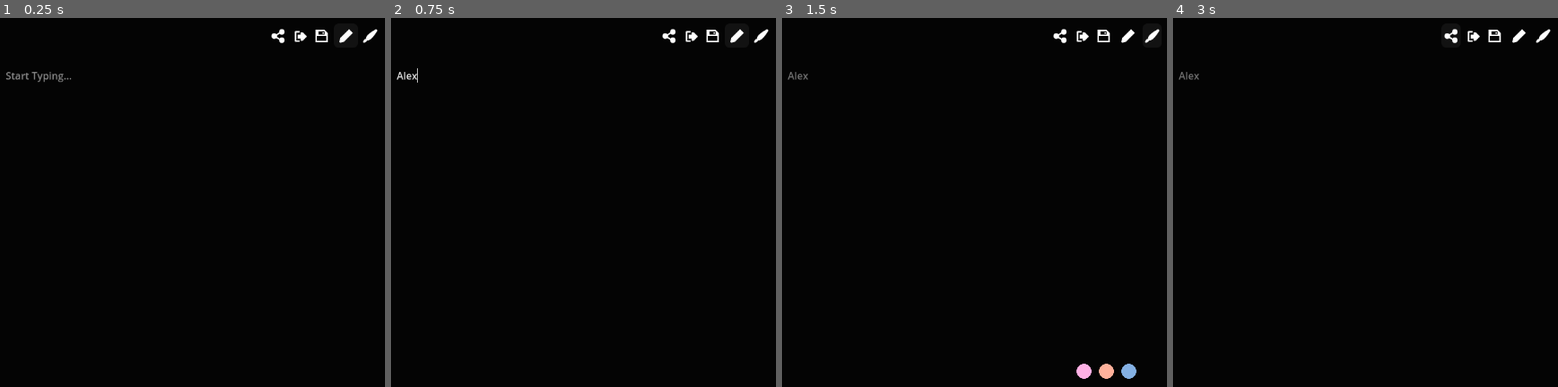
Above: before the commit, frames 1-4 (left to right).
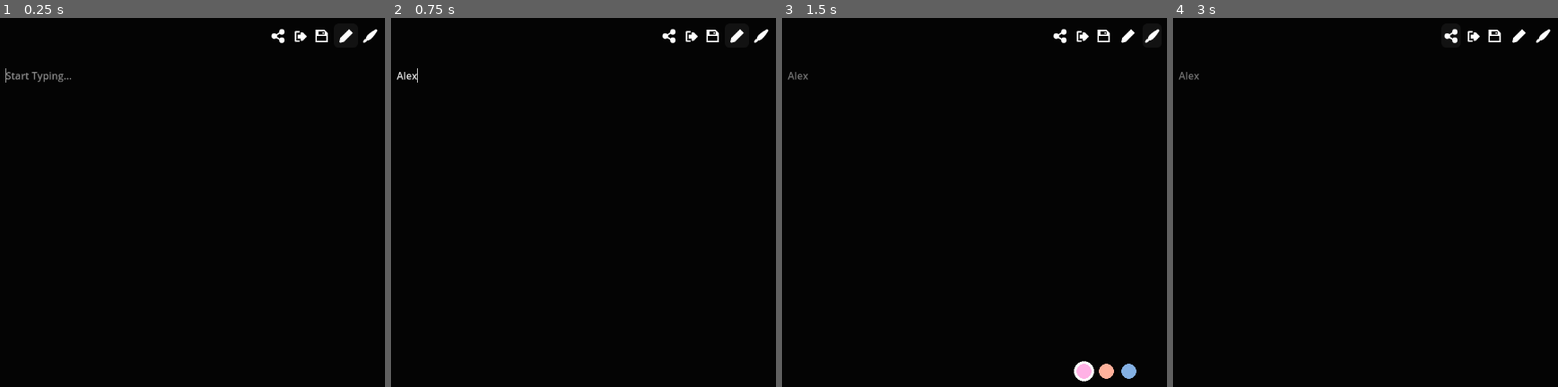
Above: after the commit, the same moments.

Repository: Username4D/nootnotes
Game: Godot game, scene res://scenes/view.tscn
Two runs of this game, one before a commit and one after it. Both use one fixed random seed, a clock stepped at 60 frames per second and the inputs below.
Inputs (mouse positions are in pixels of both pictures, inside the frame that each line leads up to):
- Up to frame 1 (0.25 s): no input
- Up to frame 2 (0.75 s): click (714, 220) at 0.52 s; type "Alex" at 0.6 s
- Up to frame 3 (1.5 s): click (1151, 36) at 1.25 s
- Up to frame 4 (3 s): click (1496, 220) at 2.02 s; click (1450, 36) at 2.75 s

The runs differ from the first frame. In frame 1, less than 0.1% of the frame differs, in the area x 1-2%, y 13-18%; in frame 2, nothing differs; in frame 3, 0.1%, in the area x 75-82%, y 92-99%; in frame 4, nothing differs.

Commit message:
added functionality for drawing tool

Diff:
--- a/Scripts/color_button.gd
+++ b/Scripts/color_button.gd
@@ -4,6 +4,8 @@
 
 func _ready() -> void:
 	$color.modulate = color
+	if self.button_pressed == true:
+		bshow()
 
 func bshow():
 	$bg.visible = true
--- /dev/null
+++ b/Scripts/drawing_area.gd
@@ -0,0 +1,31 @@
+extends Button
+
+var start_pos = Vector2.ZERO
+var new_line
+func _ready() -> void:
+	self.visible = false
+	UiHandler.mode_update.connect(m_update)
+
+func m_update():
+	if UiHandler.mode == "draw":
+		self.visible = true
+	else:
+		self.visible = false
+
+func _on_pressed():
+	start_pos = get_viewport().get_mouse_position() + Vector2(-32, $"../ScrollContainer".scroll_vertical - 96)
+	new_line = Line2D.new()
+	new_line.width = 32.0
+	new_line.modulate.a = 0.2
+	new_line.default_color = UiHandler.color
+	new_line.add_point(start_pos)
+	new_line.add_point(start_pos)
+	$"../ScrollContainer/Control/TextEdit".add_child(new_line)
+
+func _on_button_up() -> void:
+	new_line.modulate.a = 0.3
+	new_line = null
+
+func _process(delta: float) -> void:
+	if new_line:
+		new_line.set_point_position(1, Vector2(get_viewport().get_mouse_position().x - 32,new_line.points[0].y))
--- a/Scripts/text_box.gd
+++ b/Scripts/text_box.gd
@@ -2,6 +2,7 @@
 
 func _ready() -> void:
 	UiHandler.mode_update.connect(m_update)
+	self.grab_focus()
 
 func m_update() -> void:
 	if UiHandler.mode == "type":
--- /dev/null
+++ b/Test.tscn
@@ -0,0 +1,10 @@
+[gd_scene load_steps=2 format=3 uid="uid://dnnka5th1gldj"]
+
+[ext_resource type="Texture2D" uid="uid://ocqr4kaowgws" path="res://icon.svg" id="1_mtyf4"]
+
+[node name="Node2D" type="Node2D"]
+
+[node name="Sprite2D" type="Sprite2D" parent="."]
+texture = ExtResource("1_mtyf4")
+
+[node name="Node2D" type="Node2D" parent="."]
--- /dev/null
+++ b/icon.svg
@@ -0,0 +1 @@
+<svg xmlns="http://www.w3.org/2000/svg" width="128" height="128"><rect width="124" height="124" x="2" y="2" fill="#363d52" stroke="#212532" stroke-width="4" rx="14"/><g fill="#fff" transform="translate(12.322 12.322)scale(.101)"><path d="M105 673v33q407 354 814 0v-33z"/><path fill="#478cbf" d="m105 673 152 14q12 1 15 14l4 67 132 10 8-61q2-11 15-15h162q13 4 15 15l8 61 132-10 4-67q3-13 15-14l152-14V427q30-39 56-81-35-59-83-108-43 20-82 47-40-37-88-64 7-51 8-102-59-28-123-42-26 43-46 89-49-7-98 0-20-46-46-89-64 14-123 42 1 51 8 102-48 27-88 64-39-27-82-47-48 49-83 108 26 42 56 81zm0 33v39c0 276 813 276 814 0v-39l-134 12-5 69q-2 10-14 13l-162 11q-12 0-16-11l-10-65H446l-10 65q-4 11-16 11l-162-11q-12-3-14-13l-5-69z"/><path d="M483 600c0 34 58 34 58 0v-86c0-34-58-34-58 0z"/><circle cx="725" cy="526" r="90"/><circle cx="299" cy="526" r="90"/></g><g fill="#414042" transform="translate(12.322 12.322)scale(.101)"><circle cx="307" cy="532" r="60"/><circle cx="717" cy="532" r="60"/></g></svg>
--- a/project.godot
+++ b/project.godot
@@ -20,7 +20,60 @@
 
 [editor_plugins]
 
-enabled=PackedStringArray("res://addons/godot-wakatime/plugin.cfg")
+enabled=PackedStringArray("res://addons/godot-wakatime/plugin.cfg", "res://addons/godot_super-wakatime/plugin.cfg")
+
+[input]
+
+1={
+"deadzone": 0.2,
+"events": [Object(InputEventKey,"resource_local_to_scene":false,"resource_name":"","device":-1,"window_id":0,"alt_pressed":false,"shift_pressed":false,"ctrl_pressed":false,"meta_pressed":false,"pressed":false,"keycode":0,"physical_keycode":49,"key_label":0,"unicode":49,"location":0,"echo":false,"script":null)
+]
+}
+2={
+"deadzone": 0.2,
+"events": [Object(InputEventKey,"resource_local_to_scene":false,"resource_name":"","device":-1,"window_id":0,"alt_pressed":false,"shift_pressed":false,"ctrl_pressed":false,"meta_pressed":false,"pressed":false,"keycode":0,"physical_keycode":50,"key_label":0,"unicode":50,"location":0,"echo":false,"script":null)
+]
+}
+3={
+"deadzone": 0.2,
+"events": [Object(InputEventKey,"resource_local_to_scene":false,"resource_name":"","device":-1,"window_id":0,"alt_pressed":false,"shift_pressed":false,"ctrl_pressed":false,"meta_pressed":false,"pressed":false,"keycode":0,"physical_keycode":51,"key_label":0,"unicode":51,"location":0,"echo":false,"script":null)
+]
+}
+4={
+"deadzone": 0.2,
+"events": [Object(InputEventKey,"resource_local_to_scene":false,"resource_name":"","device":-1,"window_id":0,"alt_pressed":false,"shift_pressed":false,"ctrl_pressed":false,"meta_pressed":false,"pressed":false,"keycode":0,"physical_keycode":52,"key_label":0,"unicode":52,"location":0,"echo":false,"script":null)
+]
+}
+5={
+"deadzone": 0.2,
+"events": [Object(InputEventKey,"resource_local_to_scene":false,"resource_name":"","device":-1,"window_id":0,"alt_pressed":false,"shift_pressed":false,"ctrl_pressed":false,"meta_pressed":false,"pressed":false,"keycode":0,"physical_keycode":53,"key_label":0,"unicode":53,"location":0,"echo":false,"script":null)
+]
+}
+6={
+"deadzone": 0.2,
+"events": [Object(InputEventKey,"resource_local_to_scene":false,"resource_name":"","device":-1,"window_id":0,"alt_pressed":false,"shift_pressed":false,"ctrl_pressed":false,"meta_pressed":false,"pressed":false,"keycode":0,"physical_keycode":54,"key_label":0,"unicode":54,"location":0,"echo":false,"script":null)
+]
+}
+7={
+"deadzone": 0.2,
+"events": [Object(InputEventKey,"resource_local_to_scene":false,"resource_name":"","device":-1,"window_id":0,"alt_pressed":false,"shift_pressed":false,"ctrl_pressed":false,"meta_pressed":false,"pressed":false,"keycode":0,"physical_keycode":55,"key_label":0,"unicode":55,"location":0,"echo":false,"script":null)
+]
+}
+8={
+"deadzone": 0.2,
+"events": [Object(InputEventKey,"resource_local_to_scene":false,"resource_name":"","device":-1,"window_id":0,"alt_pressed":false,"shift_pressed":false,"ctrl_pressed":false,"meta_pressed":false,"pressed":false,"keycode":0,"physical_keycode":56,"key_label":0,"unicode":56,"location":0,"echo":false,"script":null)
+]
+}
+9={
+"deadzone": 0.2,
+"events": [Object(InputEventKey,"resource_local_to_scene":false,"resource_name":"","device":-1,"window_id":0,"alt_pressed":false,"shift_pressed":false,"ctrl_pressed":false,"meta_pressed":false,"pressed":false,"keycode":0,"physical_keycode":57,"key_label":0,"unicode":57,"location":0,"echo":false,"script":null)
+]
+}
+0={
+"deadzone": 0.2,
+"events": [Object(InputEventKey,"resource_local_to_scene":false,"resource_name":"","device":-1,"window_id":0,"alt_pressed":false,"shift_pressed":false,"ctrl_pressed":false,"meta_pressed":false,"pressed":false,"keycode":0,"physical_keycode":48,"key_label":0,"unicode":48,"location":0,"echo":false,"script":null)
+]
+}
 
 [rendering]
 
--- a/scenes/color_bar.tscn
+++ b/scenes/color_bar.tscn
@@ -18,6 +18,7 @@
 
 [node name="color_button" parent="HBoxContainer" instance=ExtResource("2_yop2e")]
 layout_mode = 2
+button_pressed = true
 
 [node name="color_button2" parent="HBoxContainer" instance=ExtResource("2_yop2e")]
 layout_mode = 2
--- a/scenes/view.tscn
+++ b/scenes/view.tscn
@@ -1,8 +1,9 @@
-[gd_scene load_steps=5 format=3 uid="uid://cuiu1dc13ohg5"]
+[gd_scene load_steps=6 format=3 uid="uid://cuiu1dc13ohg5"]
 
 [ext_resource type="PackedScene" uid="uid://bulxy2b3s2r43" path="res://scenes/navbar.tscn" id="1_05um8"]
 [ext_resource type="PackedScene" uid="uid://tv7mkv6amtfn" path="res://scenes/text_box.tscn" id="2_56gac"]
 [ext_resource type="PackedScene" uid="uid://co82q7mh2whxe" path="res://scenes/color_bar.tscn" id="3_oodm0"]
+[ext_resource type="Script" uid="uid://dr8snksqm0kau" path="res://Scripts/drawing_area.gd" id="4_l8ii4"]
 
 [sub_resource type="StyleBoxEmpty" id="StyleBoxEmpty_56gac"]
 
@@ -38,6 +39,16 @@
 scroll_fit_content_height = true
 scroll_fit_content_width = true
 
+[node name="drawing_area" type="Button" parent="."]
+self_modulate = Color(1, 1, 1, 0)
+layout_mode = 0
+offset_left = 32.0
+offset_top = 96.0
+offset_right = 1110.83
+offset_bottom = 608.0
+action_mode = 0
+script = ExtResource("4_l8ii4")
+
 [node name="color_bar" parent="." instance=ExtResource("3_oodm0")]
 visible = false
 layout_mode = 0
@@ -45,3 +56,6 @@
 offset_top = 544.0
 offset_right = 1152.0
 offset_bottom = 639.99
+
+[connection signal="button_up" from="drawing_area" to="drawing_area" method="_on_button_up"]
+[connection signal="pressed" from="drawing_area" to="drawing_area" method="_on_pressed"]
Not shown, added: Scripts/drawing_area.gd.uid
Not shown, added: icon.svg.import
Binary file added: images/godotwaka.png
Not shown, added: images/godotwaka.png.import
Binary file added: images/godotwaka2.png
Not shown, added: images/godotwaka2.png.import
Binary file added: images/icon.jpg
Not shown, added: images/icon.jpg.import
Not shown, added: .gitattributes
